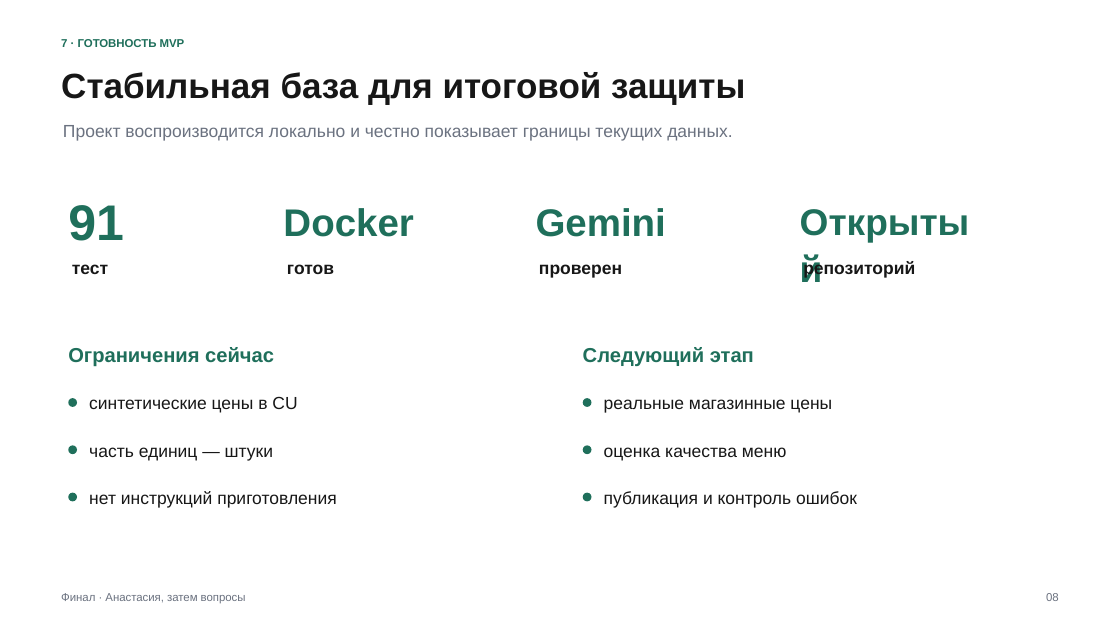
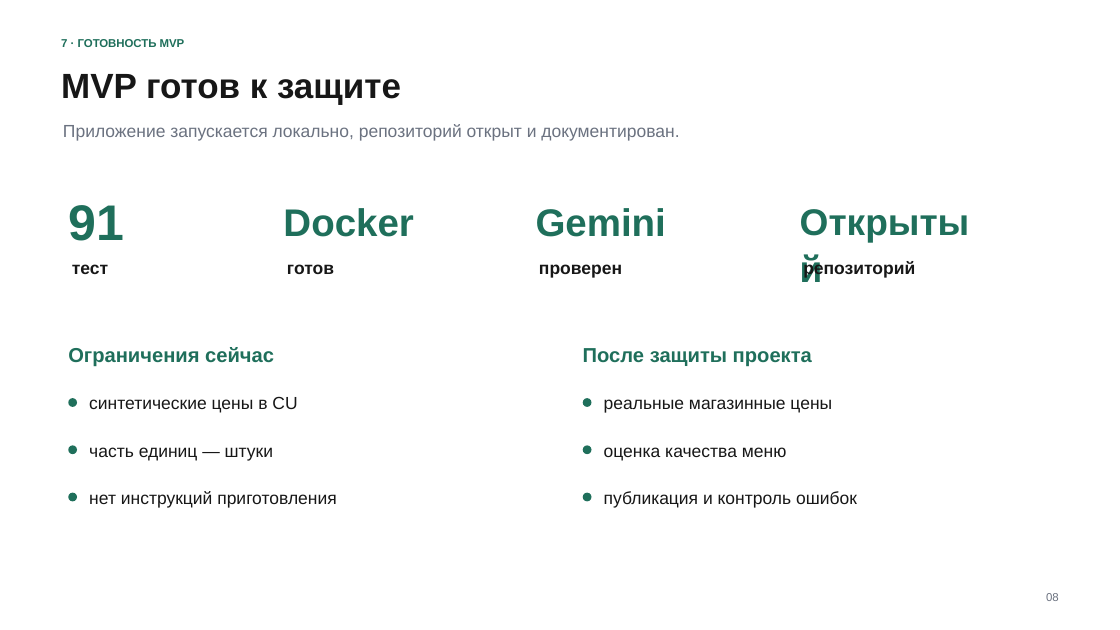
Before and after one commit to asastyy/smart-grocery-agents, a slide deck: slide 8 of docs/Smart_Grocery_Agents_Project_Proposal.pptx. Drawn at 1120x630 pixels with LibreOffice and Linux fonts; fonts in the diff are those of the drawing. Boxes give left, top, right and bottom in pixels: in the first picture for what was removed or moved away, otherwise in the second. Text is boxed around its words. In the diff, an @@ line names an element or a change of style, - is before the commit and + after.

```diff
--- a/docs/Smart_Grocery_Agents_Project_Proposal.pptx
+++ b/docs/Smart_Grocery_Agents_Project_Proposal.pptx
@@ text at box(61, 74, 401, 105): text changed @@
-Стабильная база для итоговой защиты
+MVP готов к защите
@@ text at box(63, 124, 679, 141): text changed @@
-Проект воспроизводится локально и честно показывает границы текущих данных.
+Приложение запускается локально, репозиторий открыт и документирован.
@@ text at box(583, 348, 812, 367): text changed @@
-Следующий этап
+После защиты проекта
@@ text removed at box(61, 593, 246, 604) @@
-Финал · Анастасия, затем вопросы
```
Also in this commit, not shown: 6 other slides changed, 2 other files.
